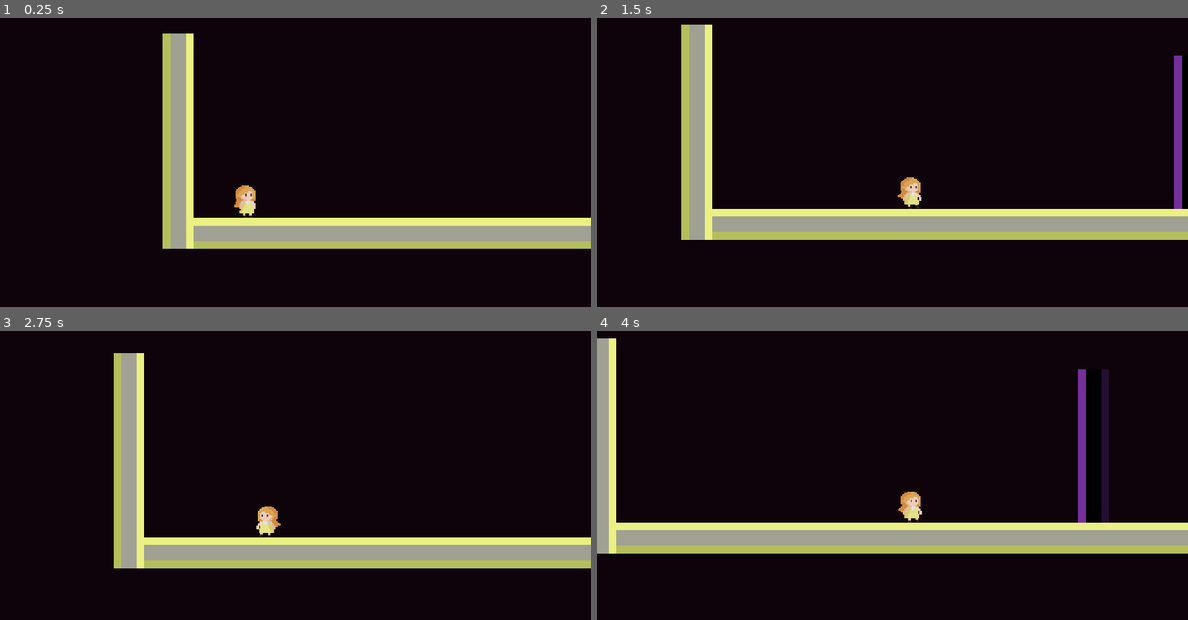
Above: before the commit, frames 1-4 (two rows, left to right).
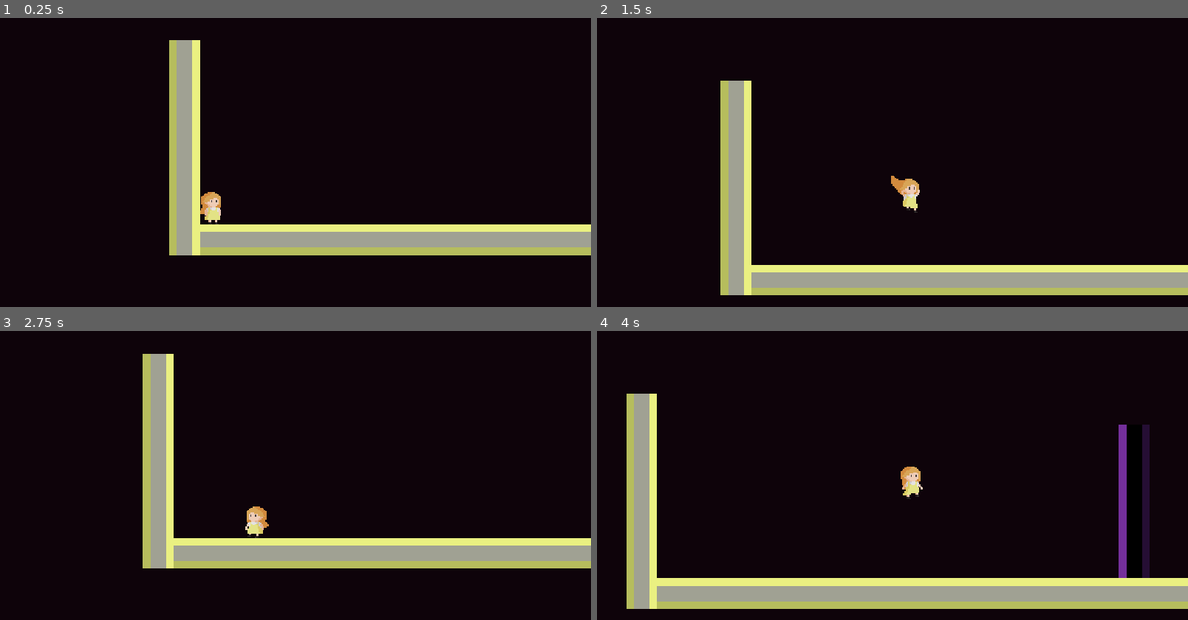
Above: after the commit, the same moments.

Repository: gicky69/GAMEJAM15
Game: Godot game, scene res://game.tscn
Same seed, same stepped clock (60 frames per second), same inputs: the game is played once before the commit and once after it.
Inputs:
- Up to frame 1 (0.25 s): no input
- Up to frame 2 (1.5 s): hold Space (jump) 0.53-1.28 s; hold D (right) from 0.53 s (still down); tap X (light) at 1.35 s
- Up to frame 3 (2.75 s): tap Space (jump) at 1.52, 1.55, 1.82, 2.3 s; release D (right) at 2.03 s; hold A (left) from 2.03 s (still down); hold Shift (sprint) from 2.03 s (still down)
- Up to frame 4 (4 s): release A (left) at 2.78 s; release Shift (sprint) at 2.78 s; hold D (right) from 2.78 s (still down); tap Space (jump) at 2.85, 3.02, 3.32 s; hold Space (jump) from 3.53 s (still down); tap X (light) at 3.6 s

The runs differ from the first frame. In frame 1, 9.6% of the frame differs, in the area x 27-100%, y 5-83%; in frame 2, 24%; in frame 3, 8.3%; in frame 4, 29%, in the area x 0-100%, y 2-97%.

Commit message:
updated
fixed the jitter

Diff:
--- a/Scenes/player.tscn
+++ b/Scenes/player.tscn
@@ -1,6 +1,6 @@
 [gd_scene load_steps=21 format=3 uid="uid://cbvxoqa5qoc6v"]
 
-[ext_resource type="Script" path="res://Scenes/player.gd" id="1_75652"]
+[ext_resource type="Script" path="res://player.gd" id="1_75652"]
 [ext_resource type="Texture2D" uid="uid://bw8flxr4wkgl3" path="res://Assets/MC_girl-Sheet.png" id="2_w6am3"]
 [ext_resource type="Texture2D" uid="uid://uudbqk3wmxx6" path="res://Assets/grass block.png" id="3_hhv8y"]
 
@@ -132,7 +132,7 @@
 }],
 "loop": true,
 "name": &"running",
-"speed": 5.0
+"speed": 4.0
 }]
 
 [sub_resource type="RectangleShape2D" id="RectangleShape2D_gduwq"]
@@ -147,8 +147,9 @@
 position = Vector2(-2.38419e-07, 2.38419e-07)
 scale = Vector2(0.75244, 0.75244)
 sprite_frames = SubResource("SpriteFrames_5j8yc")
-animation = &"jumping"
+animation = &"running"
 autoplay = "idleLight"
+frame_progress = 0.23926
 
 [node name="CollisionShape2D" type="CollisionShape2D" parent="."]
 position = Vector2(0.23152, 2.72238)
--- a/game.gd
+++ b/game.gd
@@ -8,6 +8,7 @@
 var light = true
 # Called when the node enters the scene tree for the first time.
 func _ready():
+	Engine.max_fps = 60
 	pass # Replace with function body.
 
 
--- a/game.tscn
+++ b/game.tscn
@@ -39,7 +39,7 @@
 layer_0/tile_data = PackedInt32Array(786433, 0, 0, 786434, 0, 0, 786435, 0, 0, 786436, 0, 0, 786437, 0, 0, 786438, 0, 0 …(1269 unchanged characters)…
 
 [node name="CharacterBody2D" parent="." instance=ExtResource("3_nosx0")]
-position = Vector2(109, 414)
+position = Vector2(56, 400)
 
 [node name="Camera2D" type="Camera2D" parent="CharacterBody2D"]
 position = Vector2(0, -27.355)
--- a/Scenes/player.gd
+++ b/player.gd
@@ -17,7 +17,7 @@
 		velocity.y += gravity * delta
 
 	# Handle jump.
-	if Input.is_action_just_pressed("jump") and is_on_floor():
+	if Input.is_action_pressed("jump") and is_on_floor():
 		velocity.y = JUMP_VELOCITY
 
 	# Smoothly stop the jump velocity when the jump button is released.
Binary file added: Scenes/MC_girl-Sheet.png
Not shown, added: Scenes/MC_girl-Sheet.png.import
